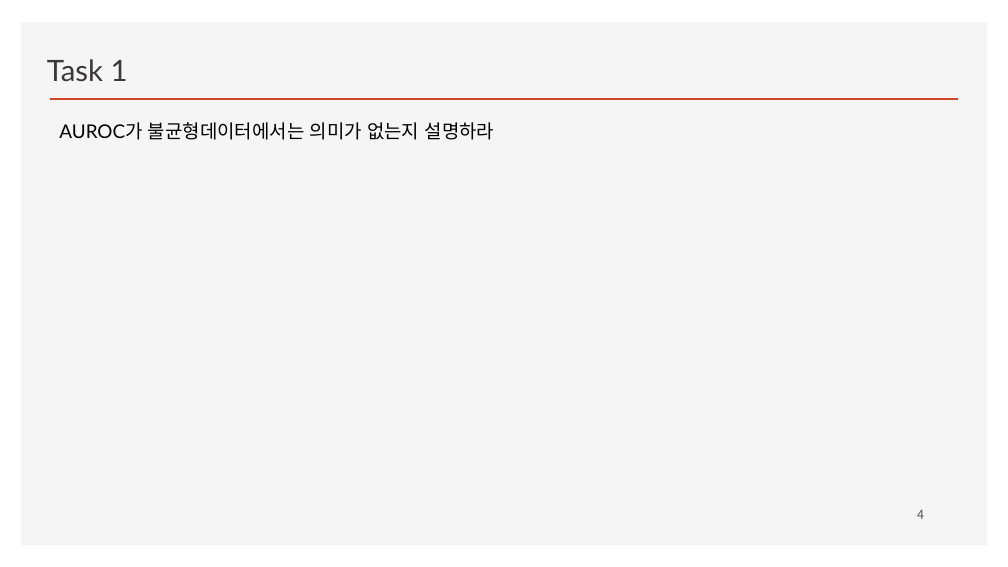
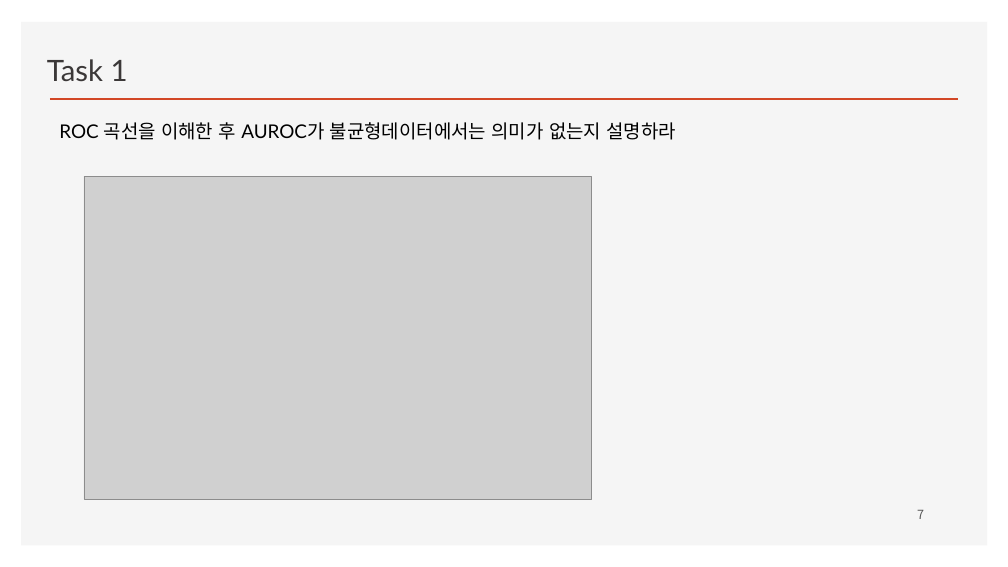
Before and after one commit to ancestor9/2026_Fall_Machine-Learning, a slide deck: slide 7 of 02_Imbalanced data.pptx (slide 4 before the commit). Drawn at 1008x567 pixels with LibreOffice and Linux fonts; fonts in the diff are those of the drawing; grey boxes stand for pictures; background and template pictures are left out. Boxes give left, top, right and bottom in pixels: in the first picture for what was removed or moved away, otherwise in the second. Text is boxed around its words. In the diff, an @@ line names an element or a change of style, - is before the commit and + after.

```diff
--- a/02_Imbalanced data.pptx
+++ b/02_Imbalanced data.pptx
@@ text at [59, 122, 677, 140]: text changed @@
-AUROC가 불균형데이터에서는 의미가 없는지 설명하라
+ROC 곡선을 이해한 후 AUROC가 불균형데이터에서는 의미가 없는지 설명하라
@@ picture added at [84, 176, 591, 499] @@
@@ page number at [917, 510, 924, 519]: text changed @@
-4
+7
```
Also in this commit, not shown: 1 other slide changed, 3 slides added.
